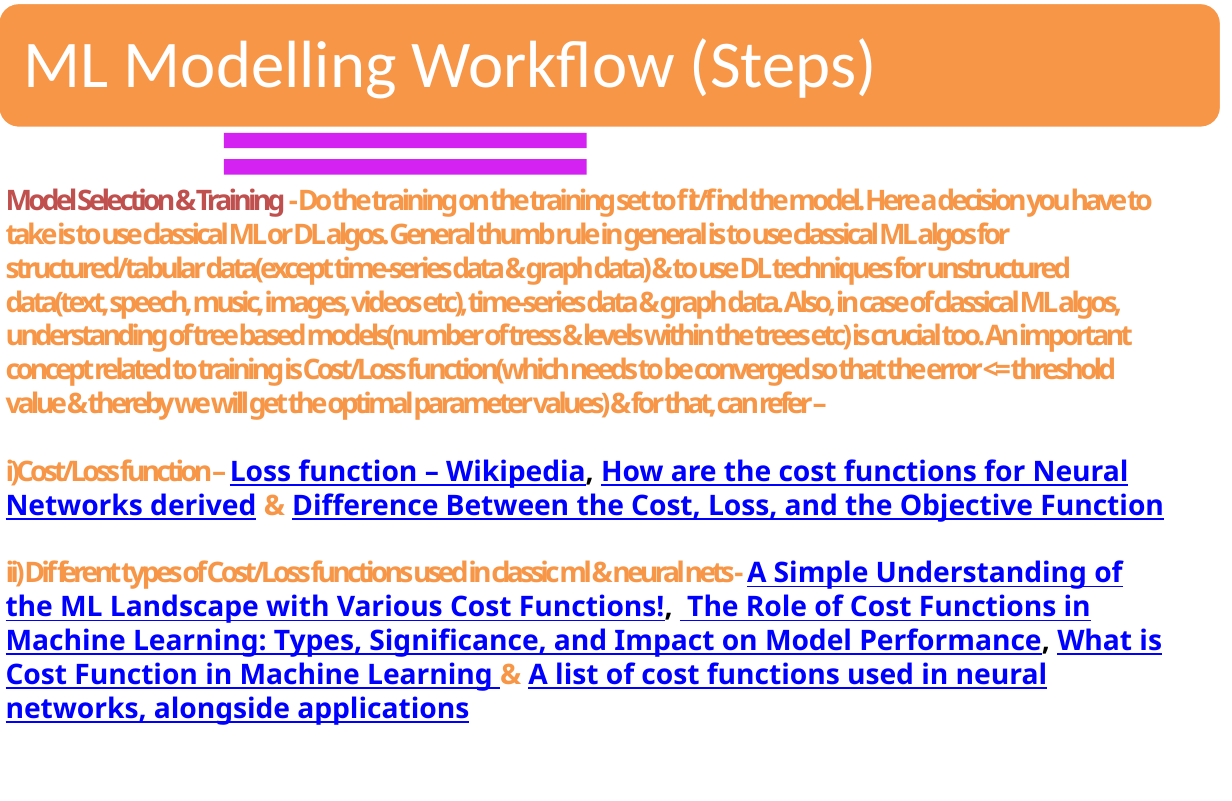
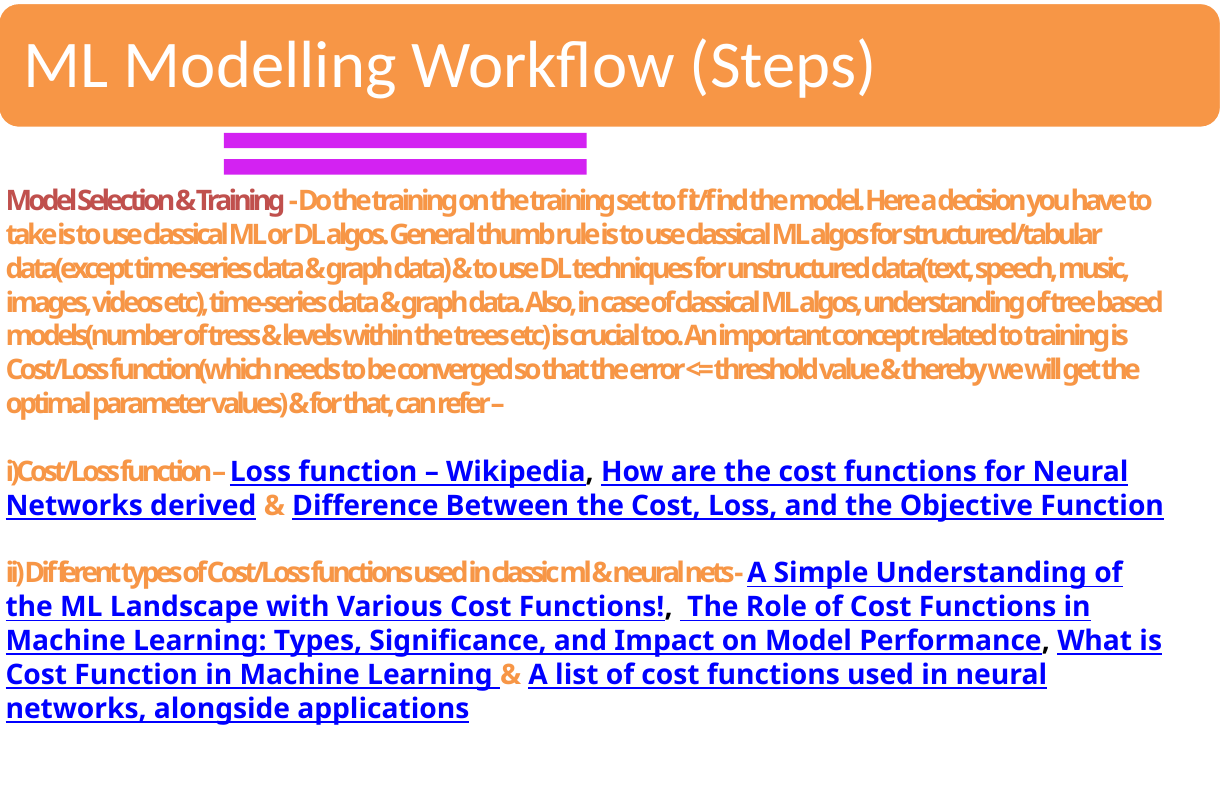
Before and after one commit to sandipray63in/Some_Self_Learning_Decks, a slide deck: slide 16 of AI, ML, DL & Related Topics(WIP).pptx. Drawn at 1232x801 pixels with LibreOffice and Linux fonts; fonts in the diff are those of the drawing. Boxes give left, top, right and bottom in pixels: in the first picture for what was removed or moved away, otherwise in the second. Text is boxed around its words. In the diff, an @@ line names an element or a change of style, - is before the commit and + after.

```diff
--- a/AI, ML, DL & Related Topics(WIP).pptx
+++ b/AI, ML, DL & Related Topics(WIP).pptx
@@ text at (6,188,1164,420): text changed @@
-Model Selection & Training - Do the training on the training set to fit/find the model. Here a decision you have to take is to use classical ML or DL algos. General thumb rule in general is to use classical ML algos for structured/tabular data(except time-series data & graph data) & to use DL techniques for unstructured data(text, speech, music, images, videos etc), time-series data & graph data. Also, in case of classical ML algos, understanding of tree based models(number of tress & levels within the trees etc) is crucial too. An important concept related to training is Cost/Loss function(which needs to be converged so that the error <= threshold value & thereby we will get the optimal parameter values) & for that, can refer –
+Model Selection & Training - Do the training on the training set to fit/find the model. Here a decision you have to take is to use classical ML or DL algos. General thumb rule is to use classical ML algos for structured/tabular data(except time-series data & graph data) & to use DL techniques for unstructured data(text, speech, music, images, videos etc), time-series data & graph data. Also, in case of classical ML algos, understanding of tree based models(number of tress & levels within the trees etc) is crucial too. An important concept related to training is Cost/Loss function(which needs to be converged so that the error <= threshold value & thereby we will get the optimal parameter values) & for that, can refer –
```
Also in this commit, not shown: 7 other slides changed.
